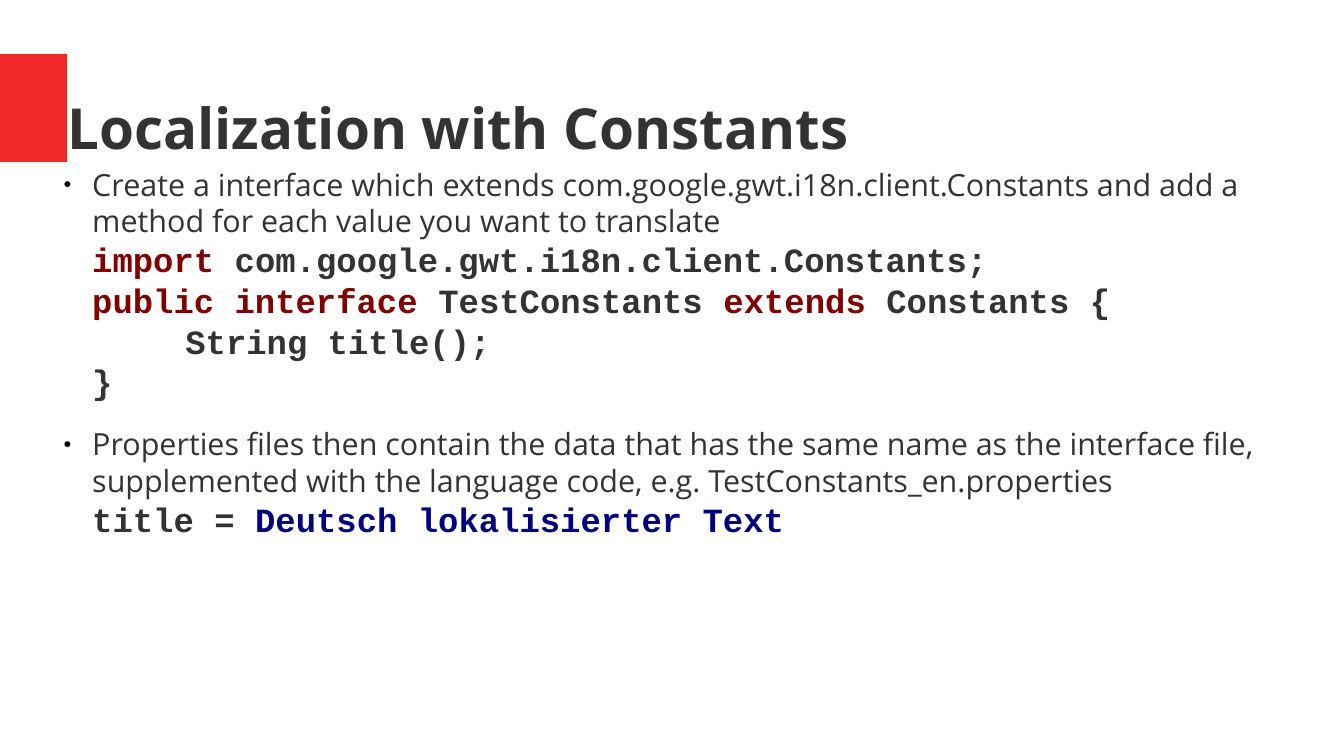
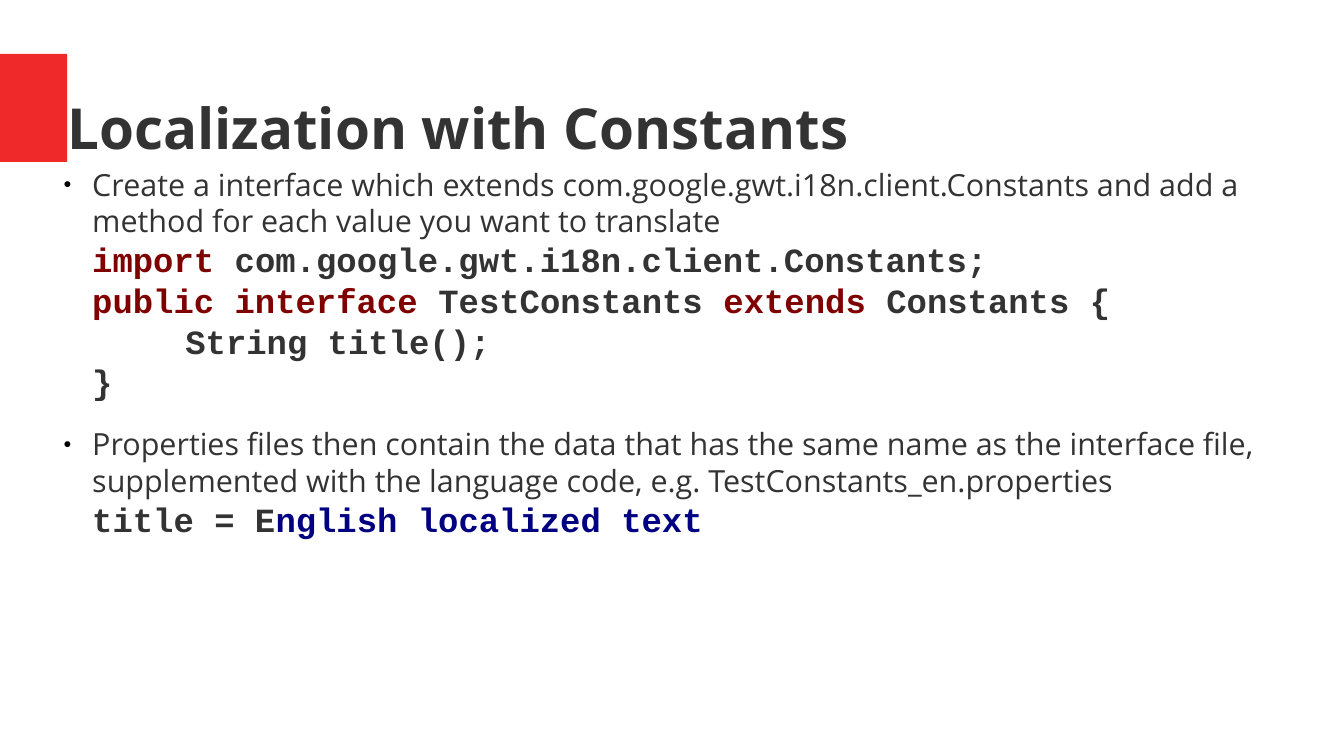
Before and after one commit to ManfredTremmel/gwtp-training, a slide deck: slide 46 of GWT-GWTP-Training_en.odp. Drawn at 1344x756 pixels with LibreOffice and Linux fonts; fonts in the diff are those of the drawing. Boxes give left, top, right and bottom in pixels: in the first picture for what was removed or moved away, otherwise in the second. Text is boxed around its words. In the diff, an @@ line names an element or a change of style, - is before the commit and + after.

```diff
--- a/GWT-GWTP-Training_en.odp
+++ b/GWT-GWTP-Training_en.odp
@@ text at (x1=92, y1=431, x2=1253, y2=539): text changed @@
-● Properties files then contain the data that has the same name as the interface file, supplemented with the language code, e.g. TestConstants_en.properties
-  title = Deutsch lokalisierter Text
+● Properties files then contain the data that has the same name as the interface file, supplemented with the language code, e.g. TestConstants_en.properties
+  title = English localized text
```
Also in this commit, not shown: 13 other slides changed, 1 other file.
